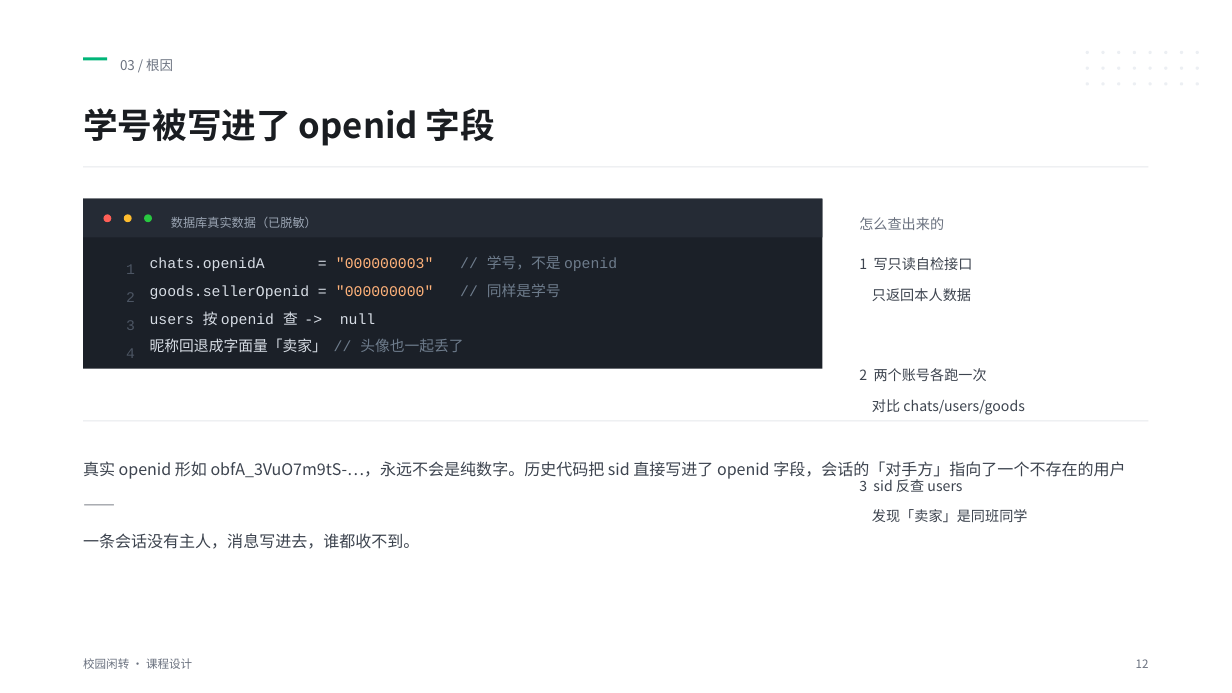
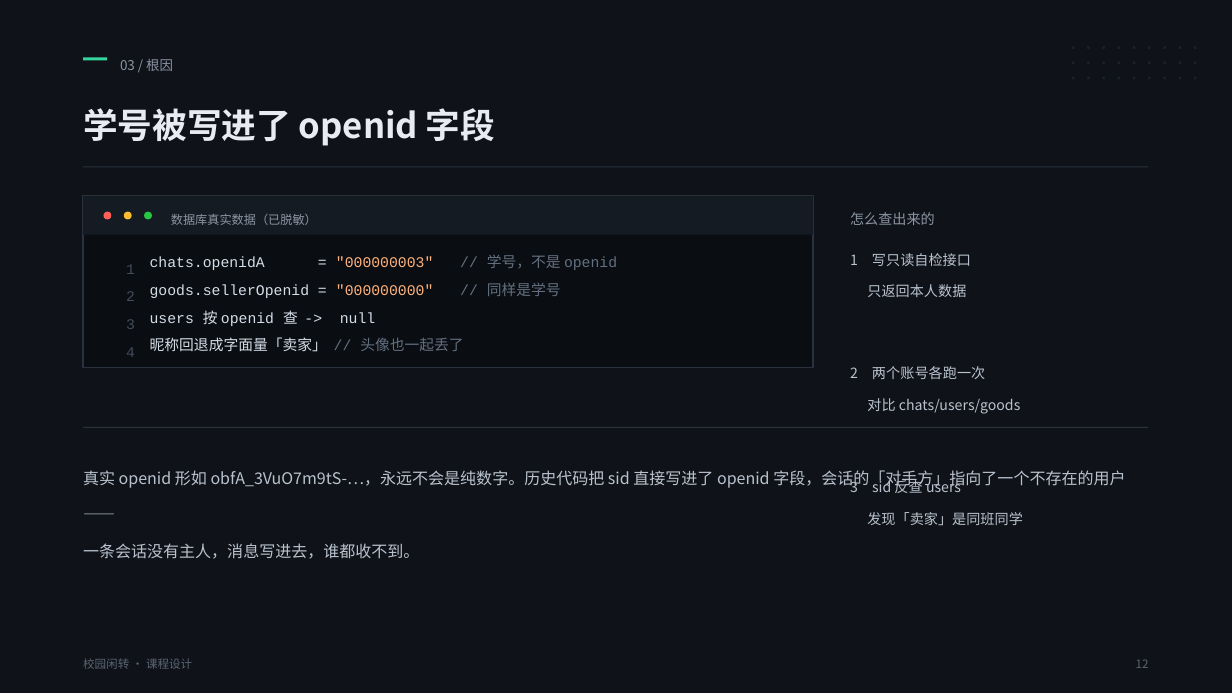
Before and after one commit to Zion-17/xiaoyuanershou, a slide deck: slide 12 of docs/ppt/答辩PPT.pptx. Drawn at 1232x693 pixels with LibreOffice and Linux fonts; fonts in the diff are those of the drawing. Boxes give left, top, right and bottom in pixels: in the first picture for what was removed or moved away, otherwise in the second. Text is boxed around its words. In the diff, an @@ line names an element or a change of style, - is before the commit and + after.

```diff
--- a/docs/ppt/答辩PPT.pptx
+++ b/docs/ppt/答辩PPT.pptx
@@ rectangle added at <box>0,0,1232,693</box>, fill #0F1319 @@
@@ rectangle at <box>83,57,107,61</box>: fill #00B578 to #35D69C @@
@@ text "03 / 根因" at <box>120,59,173,71</box>: text colour #6B7280 to #8B95A3 @@
@@ ellipse added at <box>1194,46,1197,49</box>, fill #1B222C @@
@@ text "学号被写进了 openid 字段" at <box>83,108,495,146</box>: text colour #1A1D21 to #E8ECF1 @@
@@ 24 ellipses: place and size @@
-24 ellipses at <box>1086,51,1200,86</box>
+24 ellipses at <box>1072,46,1182,79</box>
@@ fill #ECEFF3 to #1B222C in 24 elements at <box>1072,46,1075,49</box>, <box>1072,62,1075,65</box>, <box>1087,46,1090,49</box>, <box>1087,62,1090,65</box>, <box>1103,46,1105,49</box>, <box>1103,62,1105,65</box>, <box>1072,77,1075,79</box>, <box>1117,46,1120,49</box>, <box>1117,62,1120,65</box>, <box>1133,46,1136,49</box>, <box>1133,62,1136,65</box>, <box>1087,77,1090,79</box>, <box>1103,77,1105,79</box>, <box>1148,46,1151,49</box>, <box>1148,62,1151,65</box>, <box>1164,46,1166,49</box>, <box>1164,62,1166,65</box>, <box>1179,46,1182,49</box>, <box>1179,62,1182,65</box>, <box>1117,77,1120,79</box>, <box>1133,77,1136,79</box>, <box>1148,77,1151,79</box>, <box>1164,77,1166,79</box>, <box>1179,77,1182,79</box> @@
@@ ellipse added at <box>1194,62,1197,65</box>, fill #1B222C @@
@@ ellipse added at <box>1194,77,1197,79</box>, fill #1B222C @@
@@ rectangle at <box>83,166,1149,167</box>: fill #E6E8EC to #2A323D @@
@@ rectangle: place and size @@
-rectangle at <box>83,199,823,369</box>
+rectangle at <box>83,196,813,368</box>
@@ rectangle at <box>83,196,813,368</box>: fill #1B2028 to #0A0D12; outline none to #2A323D 1 pt @@
@@ rectangle: place and size @@
-rectangle at <box>83,199,823,238</box>
+rectangle at <box>83,196,813,235</box>
@@ rectangle at <box>83,196,813,235</box>: fill #252B35 to #151B23 @@
@@ text "数据库真实数据（已脱敏）" at <box>171,214,317,225</box>: text colour #9AA4B2 to #8B95A3 @@
@@ text "怎么查出来的" at <box>850,212,935,225</box>: text colour #6B7280 to #8B95A3 @@
@@ text "怎么查出来的": place and size @@
-text "怎么查出来的" at <box>859,217,944,230</box>
+text "怎么查出来的" at <box>850,212,935,225</box>
@@ text "1 写只读自检接口": place and size @@
-text "1 写只读自检接口" at <box>859,257,1028,523</box>
+text "1 写只读自检接口" at <box>850,253,1023,525</box>
@@ text "1 写只读自检接口" at <box>850,253,1023,525</box>: text colour #3D444F to #B9C2CE; line spacing 1.8 to 1.85 @@
@@ text "chats.openidA = "000000003" // 学号，不是 ..." at <box>150,255,617,270</box>: text colour #D7DDE5 to #D5DDE7 in "chats.openidA ="; text colour #6E7C8C to #637080 in "// 学号，不是 openid" @@
@@ text "goods.sellerOpenid = "000000000" // 同样是学号" at <box>150,283,561,298</box>: text colour #D7DDE5 to #D5DDE7 in "goods.sellerOpenid ="; text colour #6E7C8C to #637080 in "// 同样是学号" @@
@@ text colour #4C5563 to #434C59 in 4 elements at <box>126,264,135,274</box>, <box>126,291,135,301</box>, <box>126,347,135,357</box>, <box>126,319,135,329</box> @@
@@ text "users 按 openid 查 -> ..." at <box>150,310,375,326</box>: text colour #D7DDE5 to #D5DDE7 @@
@@ text "昵称回退成字面量「卖家」 // 头像也一起丢了" at <box>150,337,463,352</box>: text colour #D7DDE5 to #D5DDE7 in "昵称回退成字面量「卖家」"; text colour #6E7C8C to #637080 in "// 头像也一起丢了" @@
@@ rectangle: place and size @@
-rectangle at <box>83,421,1149,421</box>
+rectangle at <box>83,427,1149,428</box>
@@ rectangle at <box>83,427,1149,428</box>: fill #E6E8EC to #2A323D @@
@@ text "真实 openid 形如 obfA_3VuO7m9tS-…，永远不会是纯数字。历史代码把 sid ...": place and size @@
-text "真实 openid 形如 obfA_3VuO7m9tS-…，永远不会是纯数字。历史代码把 sid ..." at <box>83,461,1125,549</box>
+text "真实 openid 形如 obfA_3VuO7m9tS-…，永远不会是纯数字。历史代码把 sid ..." at <box>83,470,1125,559</box>
@@ text "真实 openid 形如 obfA_3VuO7m9tS-…，永远不会是纯数字。历史代码把 sid ..." at <box>83,470,1125,559</box>: text colour #3D444F to #B9C2CE; line spacing 1.85 to 1.9 @@
@@ text "校园闲转 · 课程设计" at <box>83,658,192,669</box>: text colour #6B7280 to #5A6472 @@
@@ text "12" at <box>1136,659,1149,668</box>: text colour #6B7280 to #5A6472 @@
```
Also in this commit, not shown: 15 other slides changed, 18 other files.
